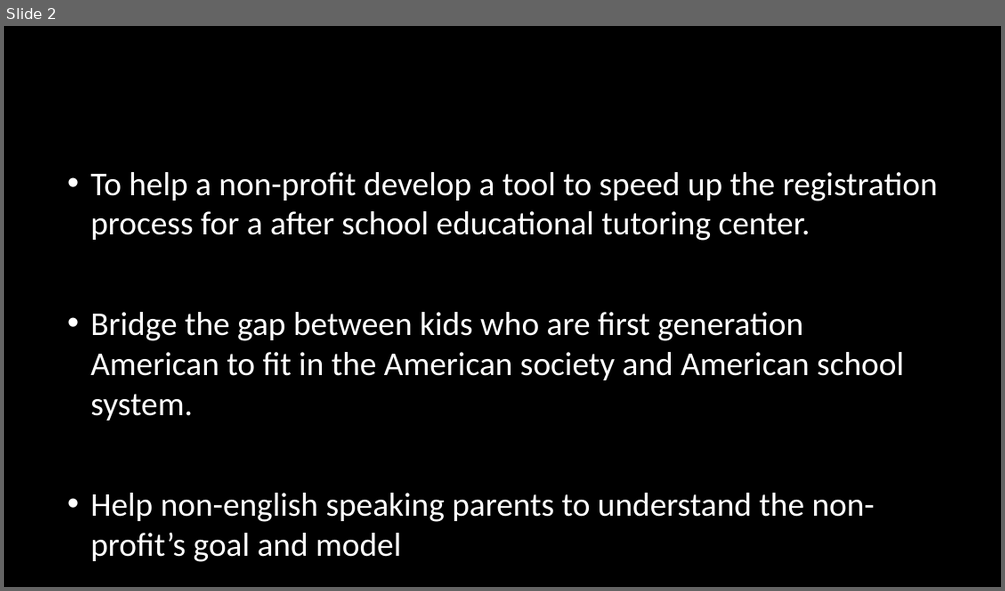
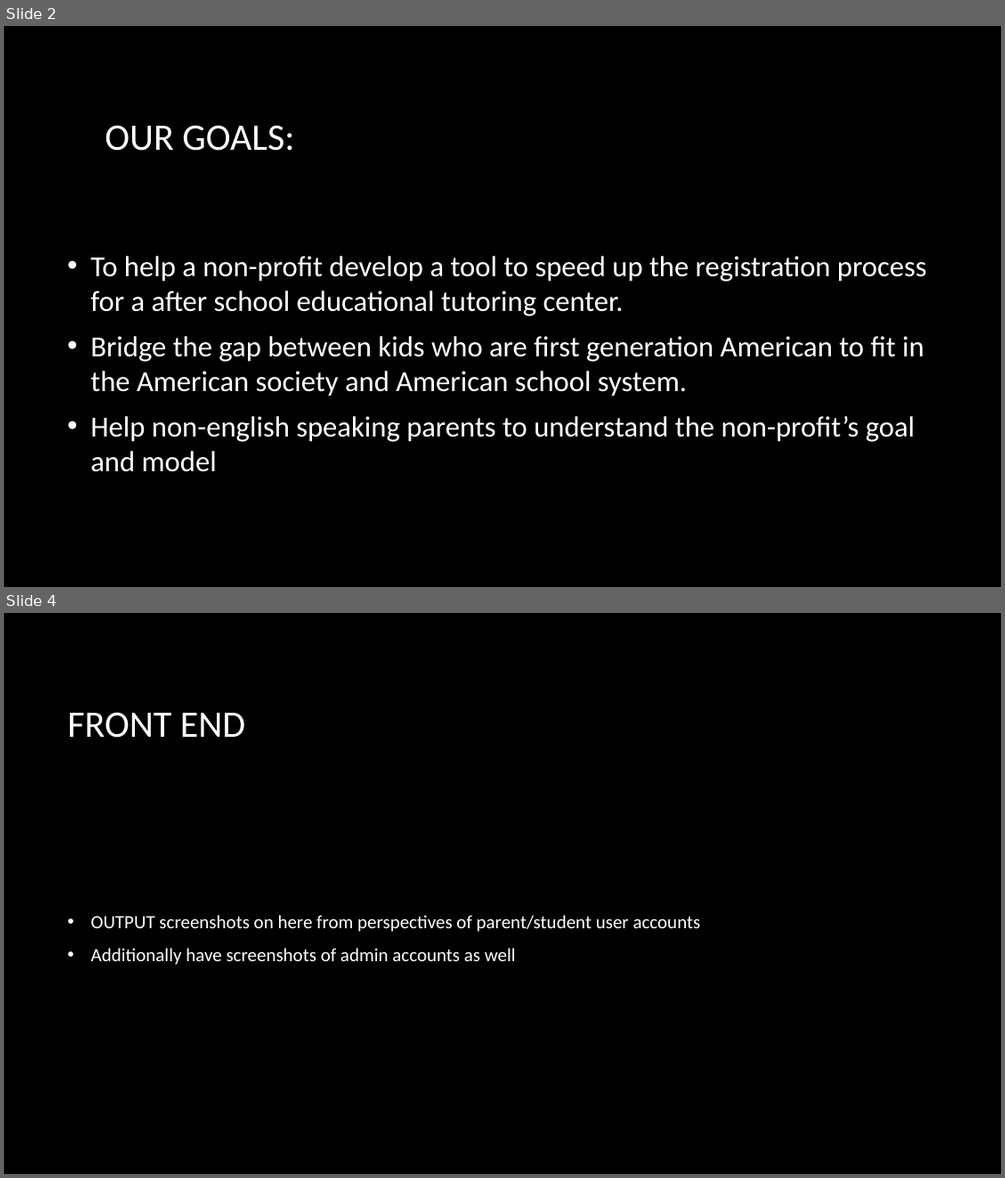
Before and after one commit to Chicago18/team-3, a slide deck: Presentation1.pptx. Shown one above the other, each under a label of ours: slide 2 before the commit, slides 2 and 4 after it; the slides between them are not shown. The pictures are 1005x591 and 1005x1178 pixels, drawn with LibreOffice and Linux fonts; fonts in the diff are those of the drawing; background and template pictures are left out. Boxes give left, top, right and bottom in pixels: in the first picture for what was removed or moved away, otherwise in the second. Text is boxed around its words. In the diff, an @@ line names an element or a change of style, - is before the commit and + after.

```diff
--- a/Presentation1.pptx
+++ b/Presentation1.pptx
@@ slide 4 added at box(4, 613, 1001, 1174), background picture (left out) @@
@@ title added at box(67, 712, 245, 738), 36 pt, text #FFFFFF @@
+FRONT END
@@ text added at box(91, 915, 701, 965), 18 pt, text #FFFFFF @@
+• OUTPUT screenshots on here from perspectives of parent/student user accounts
+• Additionally have screenshots of admin accounts as well
@@ slide 2 changed as well @@
@@ title "OUR GOALS:" at box(105, 125, 294, 151): text colour #000000 to #FFFFFF @@
@@ text "To help a non-profit develop ..." at box(90, 256, 927, 472): size 32 to 28 pt @@
```
Also in this commit, not shown: 1 other slide changed, 2 other slides added, 5 slides removed.
